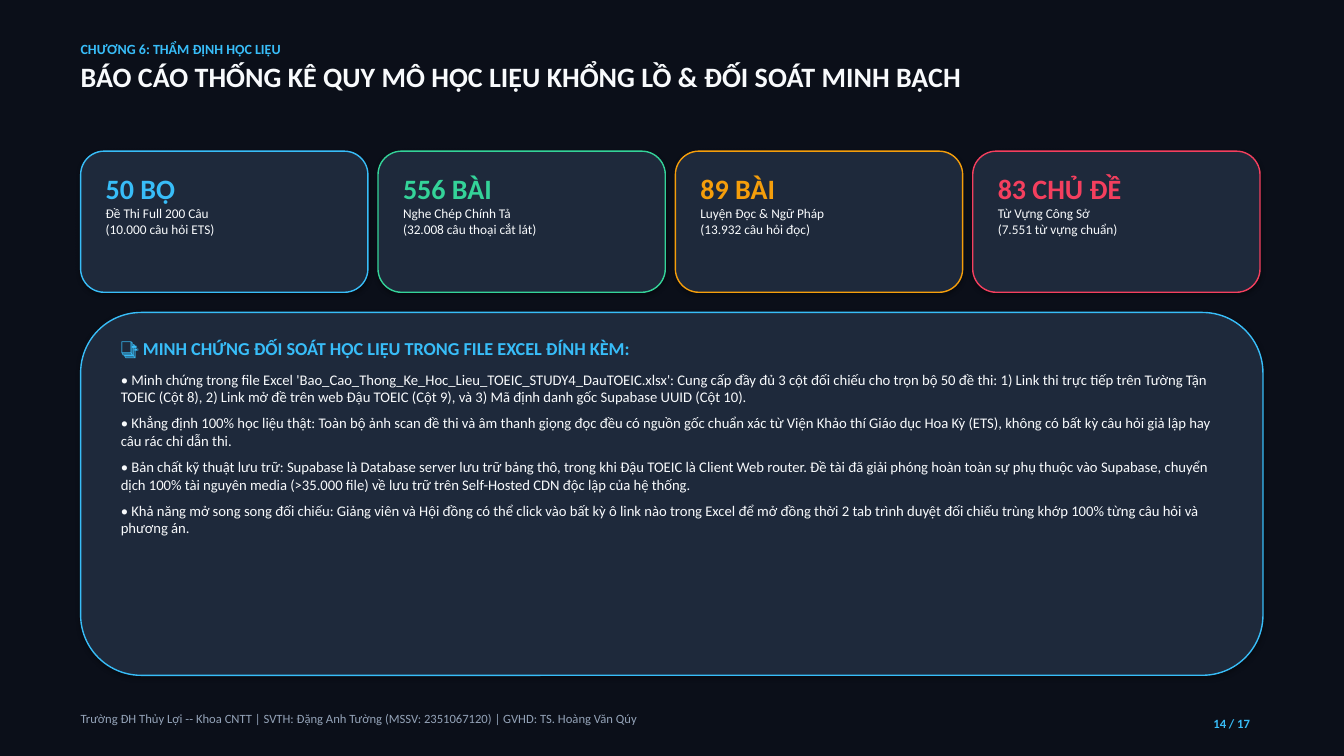
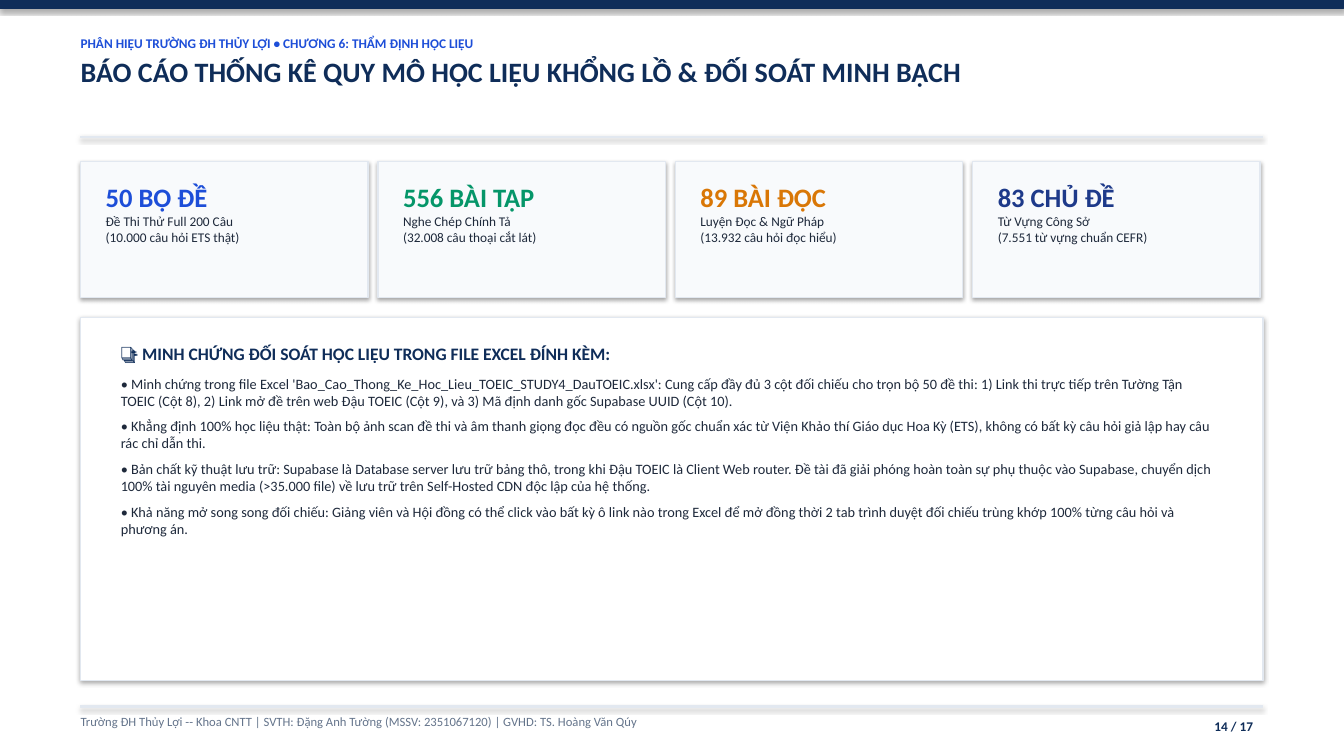
Before and after one commit to DangAnhTuong/He_Thong_Hoc_Thi_Toeic, a slide deck: slide 14 of Bao_Cao_Thuyet_Trinh_He_Thong_Hoc_Thi_Toeic.pptx. Drawn at 1344x756 pixels with LibreOffice and Linux fonts; fonts in the diff are those of the drawing. Boxes give left, top, right and bottom in pixels: in the first picture for what was removed or moved away, otherwise in the second. Text is boxed around its words. In the diff, an @@ line names an element or a change of style, - is before the commit and + after.

```diff
--- a/Bao_Cao_Thuyet_Trinh_He_Thong_Hoc_Thi_Toeic.pptx
+++ b/Bao_Cao_Thuyet_Trinh_He_Thong_Hoc_Thi_Toeic.pptx
@@ rectangle at <box>0,0,1344,756</box>: fill #0B0F19 to #FFFFFF; outline #0B0F19 0.75 pt to #FFFFFF 0.75 pt @@
@@ rectangle added at <box>0,0,1344,8</box>, fill #0F2D59, outline #0F2D59 0.75 pt @@
@@ text at <box>81,37,473,51</box>: text changed; size 10 to 9.5 pt; text colour #38BDF8 to #1D4ED8 @@
-CHƯƠNG 6: THẨM ĐỊNH HỌC LIỆU
+PHÂN HIỆU TRƯỜNG ĐH THỦY LỢI • CHƯƠNG 6: THẨM ĐỊNH HỌC LIỆU
@@ text at <box>81,58,961,87</box>: text colour #F8FAFC to #0F2D59 in "BÁO CÁO THỐNG KÊ QUY MÔ HỌC ..." @@
@@ rectangle added at <box>81,136,1263,137</box>, fill #E2E8F0, outline #E2E8F0 0.75 pt @@
@@ rounded rectangle removed at <box>81,151,368,292</box> @@
@@ rectangle added at <box>81,161,368,297</box>, fill #F8FAFC, outline #E2E8F0 1 pt @@
@@ rounded rectangle removed at <box>378,151,665,292</box> @@
@@ rectangle added at <box>378,161,665,297</box>, fill #F8FAFC, outline #E2E8F0 1 pt @@
@@ text "556 BÀI TẬP": place and size @@
-text "556 BÀI TẬP" at <box>403,176,537,236</box>
+text "556 BÀI TẬP" at <box>403,186,537,244</box>
@@ rounded rectangle removed at <box>676,151,963,292</box> @@
@@ rectangle added at <box>676,161,963,297</box>, fill #F8FAFC, outline #E2E8F0 1 pt @@
@@ rounded rectangle removed at <box>973,151,1260,292</box> @@
@@ rectangle added at <box>973,161,1260,297</box>, fill #F8FAFC, outline #E2E8F0 1 pt @@
@@ text "83 CHỦ ĐỀ": place and size @@
-text "83 CHỦ ĐỀ" at <box>998,176,1122,237</box>
+text "83 CHỦ ĐỀ" at <box>998,186,1147,245</box>
@@ text at <box>106,186,239,244</box>: text changed; text colour #F8FAFC to #1E293B @@
-50 BỘ
-Đề Thi Full 200 Câu
-(10.000 câu hỏi ETS)
+50 BỘ ĐỀ
+Đề Thi Thử Full 200 Câu
+(10.000 câu hỏi ETS thật)
@@ text at <box>403,186,534,212</box>: text changed; size 20 to 19 pt; text colour #34D399 to #059669 @@
-556 BÀI
+556 BÀI TẬP
@@ text at <box>700,186,837,244</box>: text changed; text colour #F8FAFC to #1E293B @@
-89 BÀI
-Luyện Đọc & Ngữ Pháp
-(13.932 câu hỏi đọc)
+89 BÀI ĐỌC
+Luyện Đọc & Ngữ Pháp
+(13.932 câu hỏi đọc hiểu)
@@ text at <box>998,186,1115,208</box>: size 20 to 19 pt, text colour #F43F5E to #1E3A8A in "83 CHỦ ĐỀ" @@
@@ text at <box>403,216,537,244</box>: text colour #F8FAFC to #1E293B in "Nghe Chép Chính Tả (32.008 câu thoại ..." @@
@@ text at <box>998,216,1147,245</box>: text changed; text colour #F8FAFC to #1E293B @@
-Từ Vựng Công Sở
-(7.551 từ vựng chuẩn)
+Từ Vựng Công Sở
+(7.551 từ vựng chuẩn CEFR)
@@ rounded rectangle removed at <box>81,313,1263,676</box> @@
@@ rectangle added at <box>81,318,1263,681</box>, fill #FFFFFF, outline #E2E8F0 1 pt @@
@@ text "📑 MINH CHỨNG ĐỐI SOÁT ..." at <box>121,345,1210,537</box>: size 13 to 12.5 pt, text colour #38BDF8 to #0F2D59 in "📑 MINH CHỨNG ĐỐI SOÁT HỌC LIỆU ..."; size 10.5 to 10.2 pt, text colour #F8FAFC to #1E293B @@
@@ text "Trường ĐH Thủy Lợi -- ..." at <box>81,717,637,728</box>: text colour #94A3B8 to #64748B @@
@@ rectangle added at <box>81,706,1263,707</box>, fill #E2E8F0, outline #E2E8F0 0.75 pt @@
@@ text "14 / 17" at <box>1214,722,1253,731</box>: size 9 to 9.5 pt, text colour #38BDF8 to #0F2D59 @@
```
Also in this commit, not shown: 16 other slides changed.
